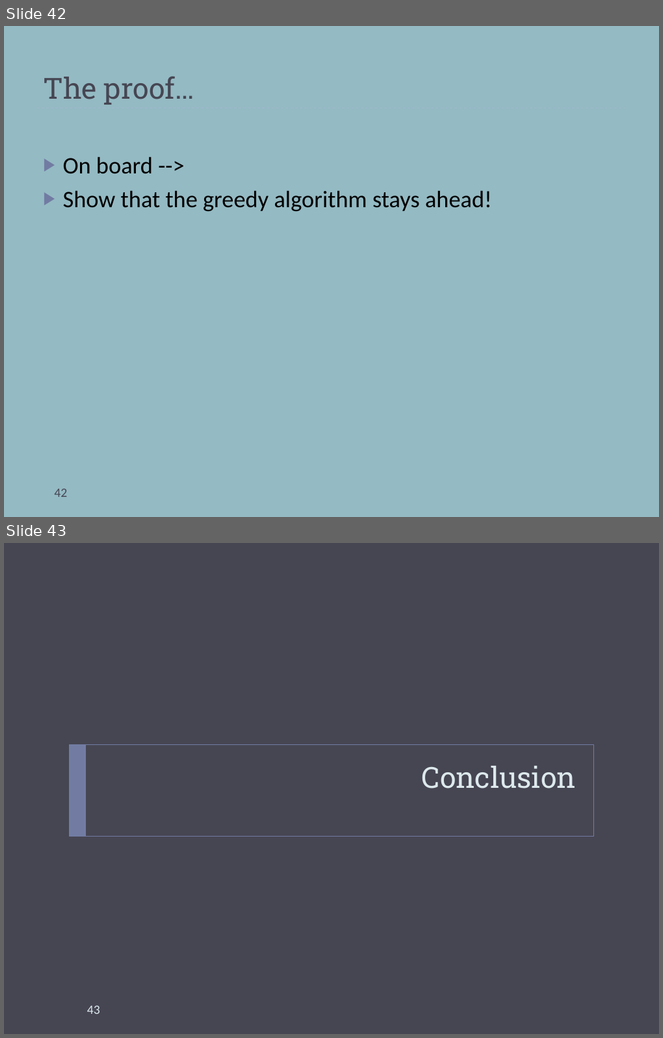
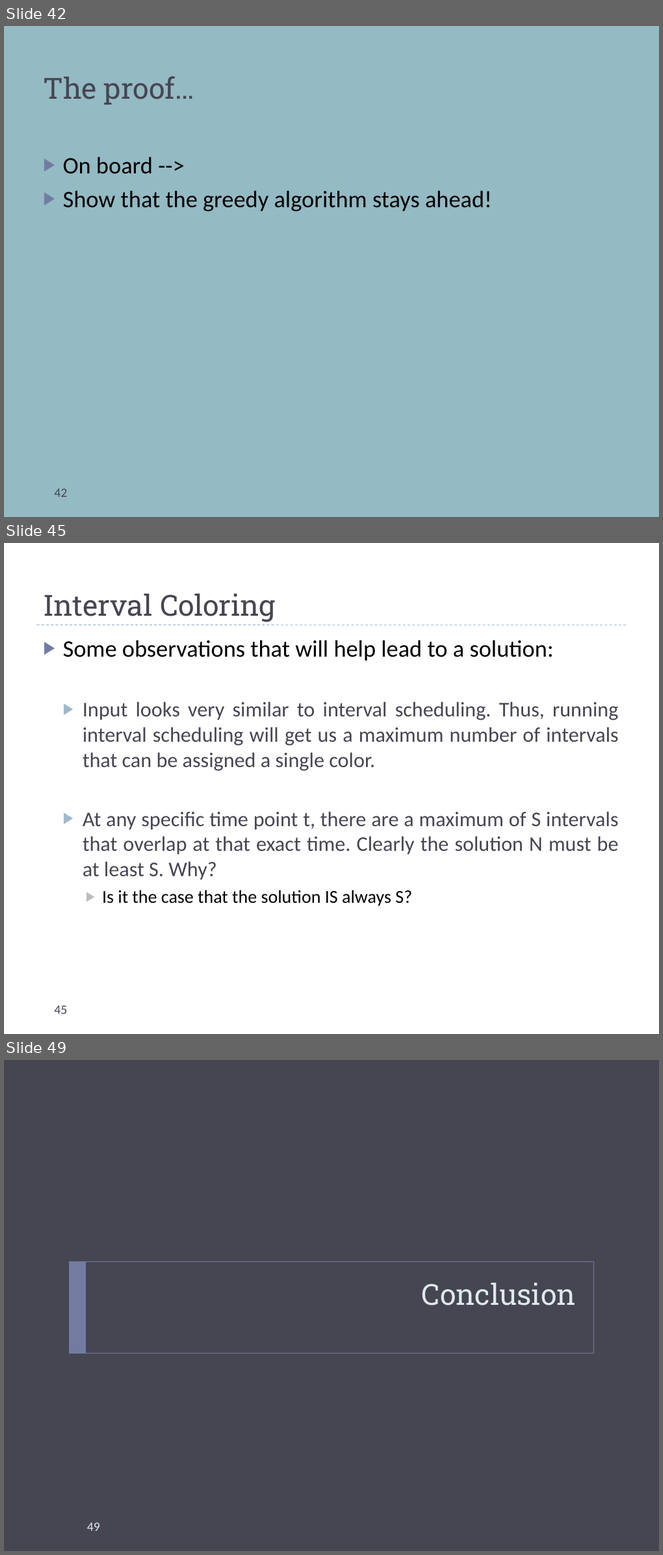
Before and after one commit to markfloryan/dsa2, a slide deck: slides/greedy.pptx. Shown one above the other, each under a label of ours: slides 42 and 43 before the commit, slides 42, 45 and 49 after it; the slides between them are not shown. The pictures are 663x1038 and 663x1555 pixels, drawn with LibreOffice and Linux fonts; fonts in the diff are those of the drawing. Boxes give left, top, right and bottom in pixels: in the first picture for what was removed or moved away, otherwise in the second. Text is boxed around its words. In the diff, an @@ line names an element or a change of style, - is before the commit and + after.

```diff
--- a/slides/greedy.pptx
+++ b/slides/greedy.pptx
@@ slide 45 added at [4,543,659,1034], background #FFFFFF; not listed: 1 template element that a slide beside it also shows @@
@@ title added at [43,594,276,622], 32 pt, text #464653 @@
+Interval Coloring
@@ text added at [63,640,619,906], 23 pt, text #464653 @@
+▶ Some observations that will help lead to a solution:
+  ▶ Input looks very similar to interval scheduling. Thus, running interval scheduling will get us a maximum number of intervals that can be assigned a single color.
+  ▶ At any specific time point t, there are a maximum of S intervals that overlap at that exact time. Clearly the solution N must be at least S. Why?
+    ▶ Is it the case that the solution IS always S?
@@ page number added at [54,1006,67,1014], 14 pt, text #464653 @@
+45
@@ what was slide 43 is now slide 49 @@
@@ page number at [87,1523,100,1531]: text changed @@
-43
+49
```
Also in this commit, not shown: 1 slide changed, 5 other slides added, 2 other files.
